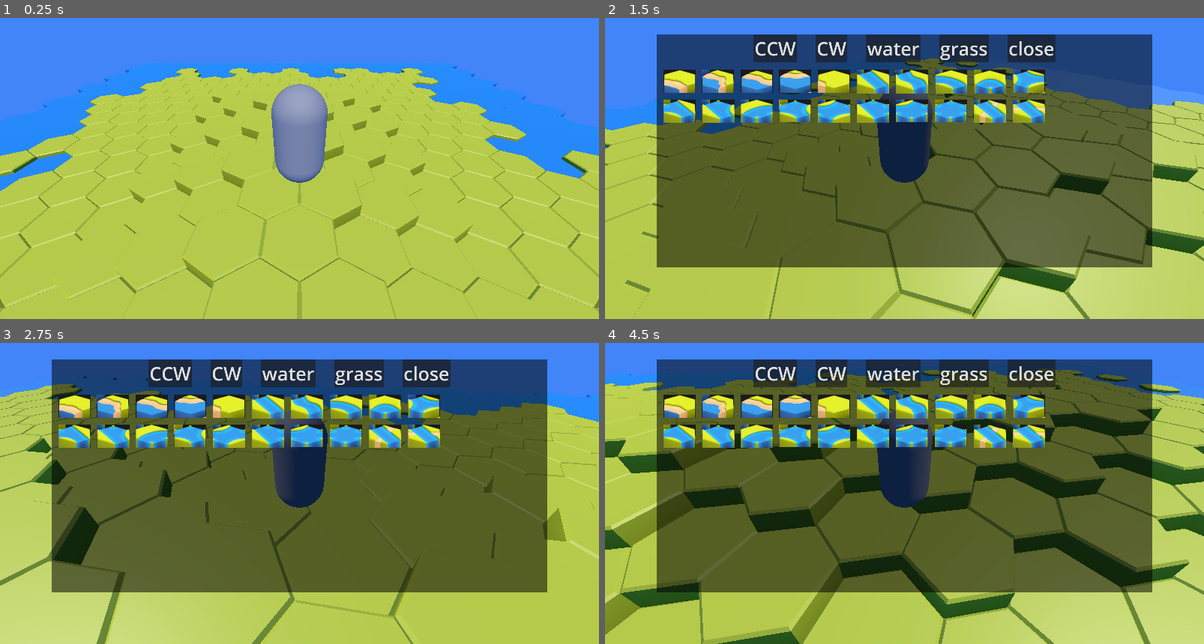
Above: before the commit, frames 1-4 (two rows, left to right).
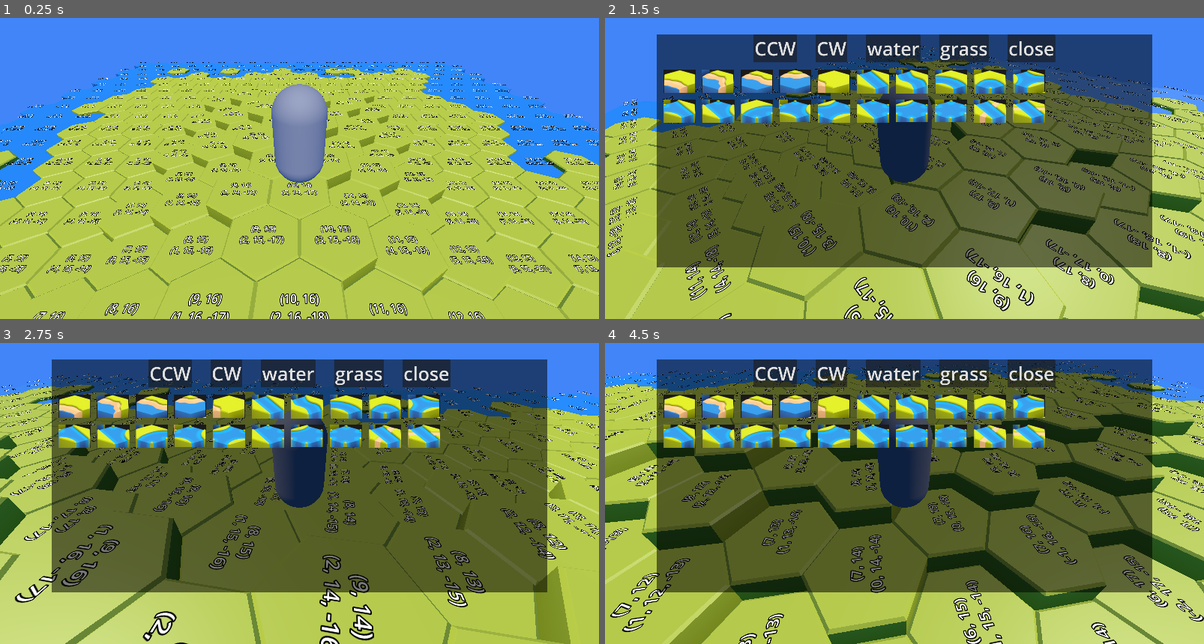
Above: after the commit, the same moments.

Repository: super-goose/hex-terrain
Game: Godot game, scene res://main.tscn
Same seed, same stepped clock (60 frames per second), same inputs: the game is played once before the commit and once after it.
Inputs (mouse positions are in pixels of both pictures, inside the frame that each line leads up to):
- Up to frame 1 (0.25 s): no input
- Up to frame 2 (1.5 s): tap Enter (ui_accept) at 0.5, 0.77 s; move the mouse to (1036, 135) at 0.52 s; hold Right (ui_right) 0.53-1.28 s; click (1036, 135) at 0.67 s; move the mouse to (784, 168) at 1.27 s; hold Down (ui_down) from 1.28 s (still down); click (784, 168) at 1.42 s
- Up to frame 3 (2.75 s): tap Enter (ui_accept) at 1.52 s; move the mouse to (359, 403) at 2.02 s; release Down (ui_down) at 2.03 s; hold Right (ui_right) from 2.03 s (still down); click (359, 403) at 2.17 s
- Up to frame 4 (4.5 s): move the mouse to (874, 541) at 2.77 s; release Right (ui_right) at 2.78 s; hold Up (ui_up) 2.78-3.53 s; click (874, 541) at 2.92 s; tap Enter (ui_accept) at 3.02, 3.77 s; move the mouse to (1084, 526) at 3.52 s; hold Left (ui_left) from 3.53 s (still down); click (1084, 526) at 3.67 s; move the mouse to (724, 424) at 4.27 s; click (724, 424) at 4.42 s

The runs differ from the first frame. In frame 1, 17% of the frame differs, in the area x 0-100%, y 14-100%; in frame 2, 17%; in frame 3, 16%; in frame 4, 35%, in the area x 0-100%, y 5-100%.

Commit message:
adding labels to show information about tile

Diff:
--- a/terrain.gd
+++ b/terrain.gd
@@ -41,6 +41,7 @@
 				'type': type,
 				'rotation': 0,
 				'coords': { 'x': x, 'z': z },
+				'cube': oddr_to_cube({ 'x': x, 'z': z }),
 				'elevation': elevation,
 			}
 
@@ -48,16 +49,17 @@
 	for coord in tiles:
 		add_tile_to_scene(
 			coord,
-			tiles[coord]['type'],
-			tiles[coord]['rotation'],
-			tiles[coord]['elevation'],
+			tiles[coord],
 		)
 
 '''
 add each tile to the scene; determine the type of tile to use,
 based on the neighboring tiles; determine rotation
 '''
-func add_tile_to_scene(coords, type, rotation, elevation):
+func add_tile_to_scene(coords, tile):
+	var type = tile['type']
+	var rotation = tile['rotation']
+	var elevation = tile['elevation']
 	var modified_type = type
 	var p = from_coords_key(coords)
 	var x = p[0]
@@ -65,7 +67,7 @@
 	var y_offset = elevation / 2.0
 	var z_offset = z * (3 / sqrt(3)) - ((3 * length / 2) / sqrt(3))
 	var x_offset = x * 2 - width
-	if z % 2 == 0:
+	if z % 2 == 1:
 		x_offset += 1
 
 	#if type == 'grass':
@@ -80,8 +82,9 @@
 
 	var t = Tile.instantiate()
 	t.position.x = x_offset
+	t.position.y = y_offset
 	t.position.z = z_offset
-	t.position.y = y_offset
+	t.set_data(tile)
 
 	t.set_type(modified_type)
 	add_child(t)
@@ -110,3 +113,13 @@
 
 func from_coords_key(key: String):
 	return Array(key.split(',')).map(func (n): return int(n))
+
+func cube_to_oddr(hex):
+	var col = hex['q'] + (hex['r'] - (hex['r']&1)) / 2
+	var row = hex['r']
+	return { 'x': col, 'z': row }
+
+func oddr_to_cube(hex):
+	var q = hex['x'] - (hex['z'] - (hex['z']&1)) / 2
+	var r = hex['z']
+	return { 'q': q, 'r': r, 's': -q-r }
--- a/tile.gd
+++ b/tile.gd
@@ -3,6 +3,7 @@
 
 var type = 'grass'
 
+var data
 var coords = Vector3i.ZERO
 var get_neighbors: Callable
 
@@ -35,7 +36,10 @@
 
 func _on_static_body_3d_input_event(camera, event, position, normal, shape_idx):
 	if event is InputEventMouseButton:
-		Events.show_tile_menu.emit(self)
+		if Engine.is_editor_hint():
+			print(data)
+		else:
+			Events.show_tile_menu.emit(self)
 		#print(self)
 		#print("camera", camera)
 		#print("event", event)
@@ -50,6 +54,12 @@
 func set_type(t):
 	type = t
 	set_mesh()
+
+func set_data(d):
+	data = d
+	var coords_str = "(%s, %s)" % [data['coords']['x'], data['coords']['z']]
+	var cube_str = "(%s, %s, %s)" % [data['cube']['q'], data['cube']['r'], data['cube']['s']]
+	$Label3D.text = coords_str + '\n' + cube_str
 
 func set_coords(x, z):
 	coords = Vector3i(x, 0, z)
--- a/tile.tscn
+++ b/tile.tscn
@@ -20,4 +20,10 @@
 
 [node name="Decoration" type="Node3D" parent="."]
 
+[node name="Label3D" type="Label3D" parent="."]
+transform = Transform3D(1, 0, 0, 0, -4.37114e-08, 1, 0, -1, -4.37114e-08, 0, 0.1, 0)
+text = "this is some text
+and here is more"
+font_size = 48
+
 [connection signal="input_event" from="StaticBody3D" to="." method="_on_static_body_3d_input_event"]
